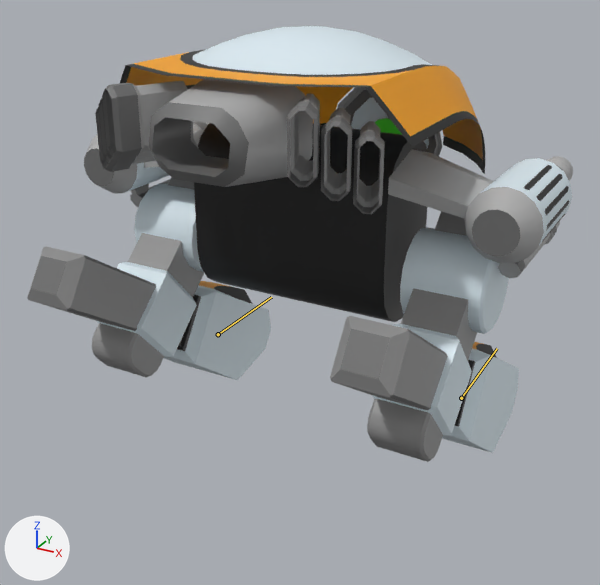
The Blender file Assets/Content/Units/sentry_bot.blend: old version first, new version second.
Both versions are drawn from a camera (50 mm lens) standing at (0.722, -1.356, 1.034) and looking at (0.006, -0.054, 0.384). The lights are fixed; the arrows at lower left show +X, +Y and +Z. The bones that change are drawn over the model as lines.

Objects in the first picture: 'Core', 'Eye', 'Gun.R', 'Head', 'LowerLeg.L', 'LowerLeg.R', 'RearEngine', 'Shoulder.R', 'SideThrusters.R', 'UpperLeg.L', 'UpperLeg.R'.
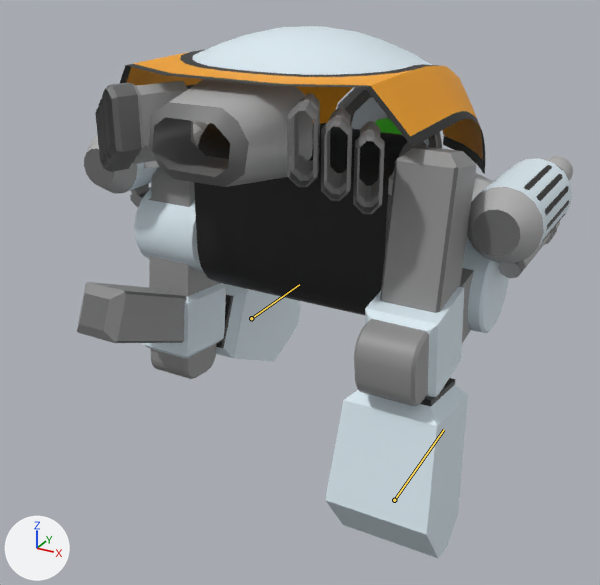
The newer file adds an action. The first version stands in its rest pose; the second is drawn at frame 1 of the action 'Walk'.

Location of each change, [x1, y1, x2, y2] in pixels of the pictures (600 x 585 px):
'LowerLeg.R', posed (20% narrower, 199% taller): before [330, 316, 519, 453]; after [325, 147, 476, 558]
'UpperLeg.R', posed (9% wider, 33% shorter): before [367, 211, 509, 462]; after [354, 237, 509, 406]
'LowerLeg.L', posed: before [27, 247, 271, 380]; after [77, 282, 301, 362]
'UpperLeg.L', posed: before [92, 177, 204, 377]; after [134, 167, 226, 379]
'Shoulder.R', unchanged, covered by the edit: before [144, 129, 494, 219]; after [144, 129, 494, 201]
bone 'BFootIKTarget.L', root to tip: before (218, 334) to (271, 297); after (251, 318) to (299, 284)
bone 'BFootIKTarget.R', root to tip: before (461, 398) to (497, 348); after (394, 500) to (444, 429)

Diff of the bpy script that builds the scene:
```diff
--- a/Assets/Content/Units/sentry_bot.blend.py
+++ b/Assets/Content/Units/sentry_bot.blend.py
@@ bone_bfootiktarget_l @@
 bone_bfootiktarget_l = bpy.data.objects['Armature'].pose.bones['BFootIKTarget.L']  # child of 'BodyBone'
-bone_bfootiktarget_l.location = (0.0, 0.0, 0.0)
+bone_bfootiktarget_l.location = (0.0, 0.15, -0.02)
@@ bone_bfootiktarget_r @@
 bone_bfootiktarget_r = bpy.data.objects['Armature'].pose.bones['BFootIKTarget.R']  # child of 'BodyBone'
-bone_bfootiktarget_r.location = (0.0, 0.0, 0.0)
+bone_bfootiktarget_r.location = (0.0, -0.35, -0.02)
```
